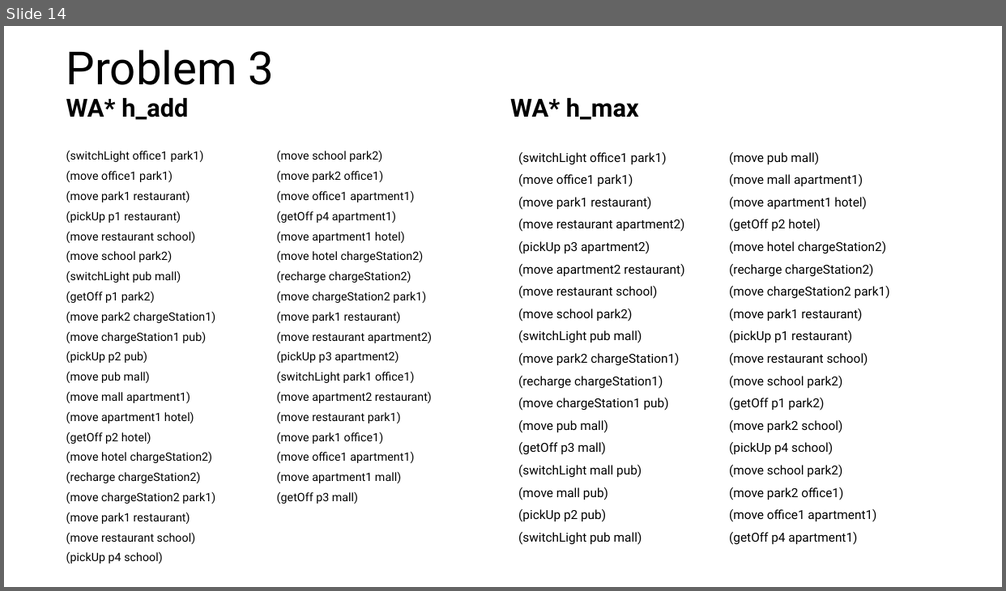
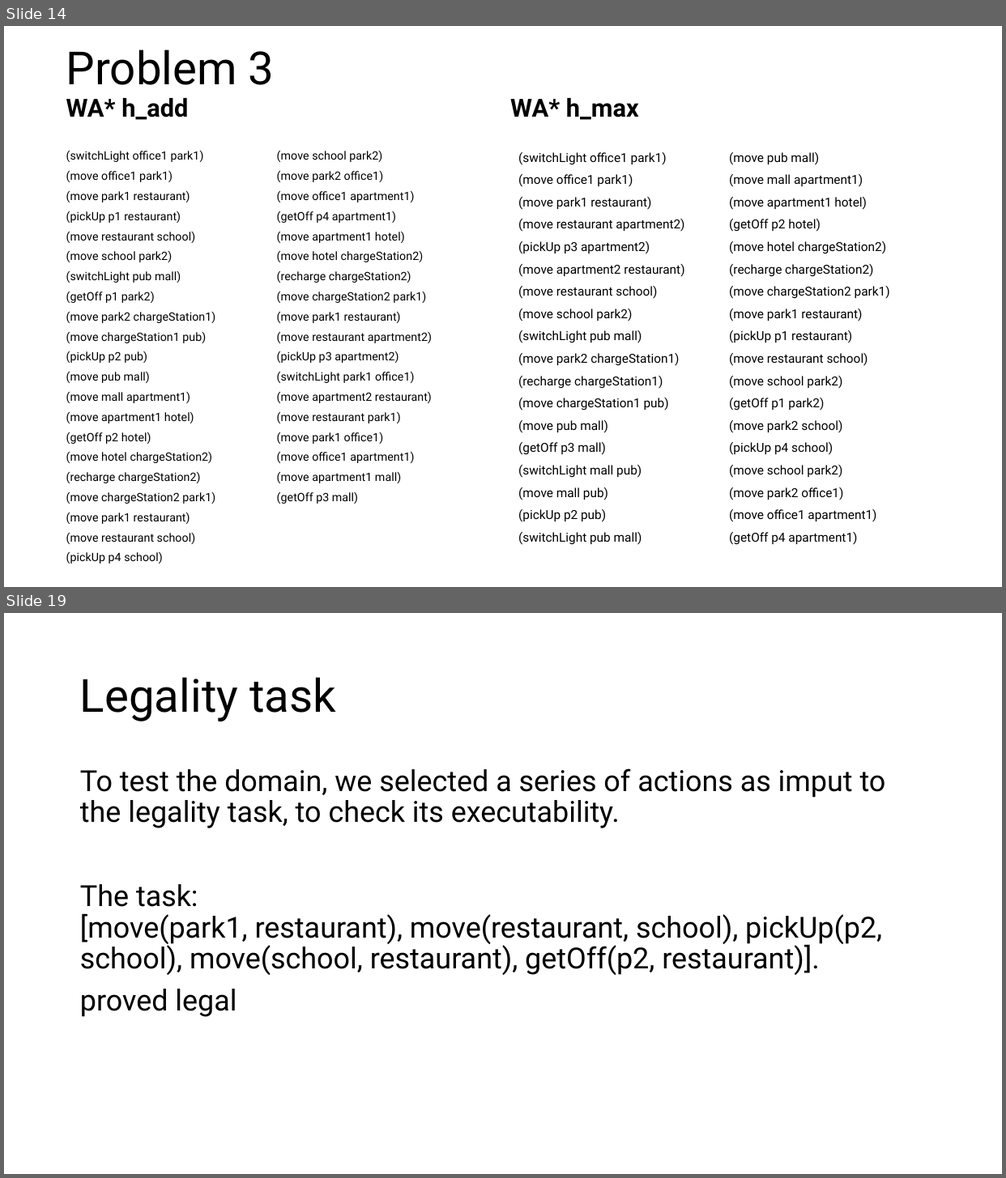
Before and after one commit to serenaragaglia/taxi_planning, a slide deck: documents/planning.pptx. Shown one above the other, each under a label of ours: slide 14 before the commit, slides 14 and 19 after it; the slides between them are not shown. The pictures are 1006x591 and 1006x1178 pixels, drawn with LibreOffice and Linux fonts; fonts in the diff are those of the drawing. Boxes give left, top, right and bottom in pixels: in the first picture for what was removed or moved away, otherwise in the second. Text is boxed around its words. In the diff, an @@ line names an element or a change of style, - is before the commit and + after.

```diff
--- a/documents/planning.pptx
+++ b/documents/planning.pptx
@@ slide 19 added at [4, 613, 1002, 1174], background #FFFFFF @@
@@ title added at [80, 677, 336, 722], 44 pt, text #000000 @@
+Legality task
@@ text added at [80, 769, 886, 1017], 28 pt, text #000000 @@
+To test the domain, we selected a series of actions as imput to the legality task, to check its executability.
+The task:
+[move(park1, restaurant), move(restaurant, school), pickUp(p2, school), move(school, restaurant), getOff(p2, restaurant)].
+proved legal
```
Also in this commit, not shown: 4 other slides added.
